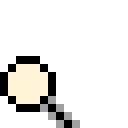
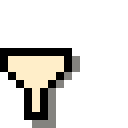
Comparing the layer stacks of the two 128 x 128 images. Changes:
hid "locate (opacity)" over [0, 56, 80, 128]
added layer "filter by group (opacity)" above "filter by group" over [0, 48, 80, 128]
